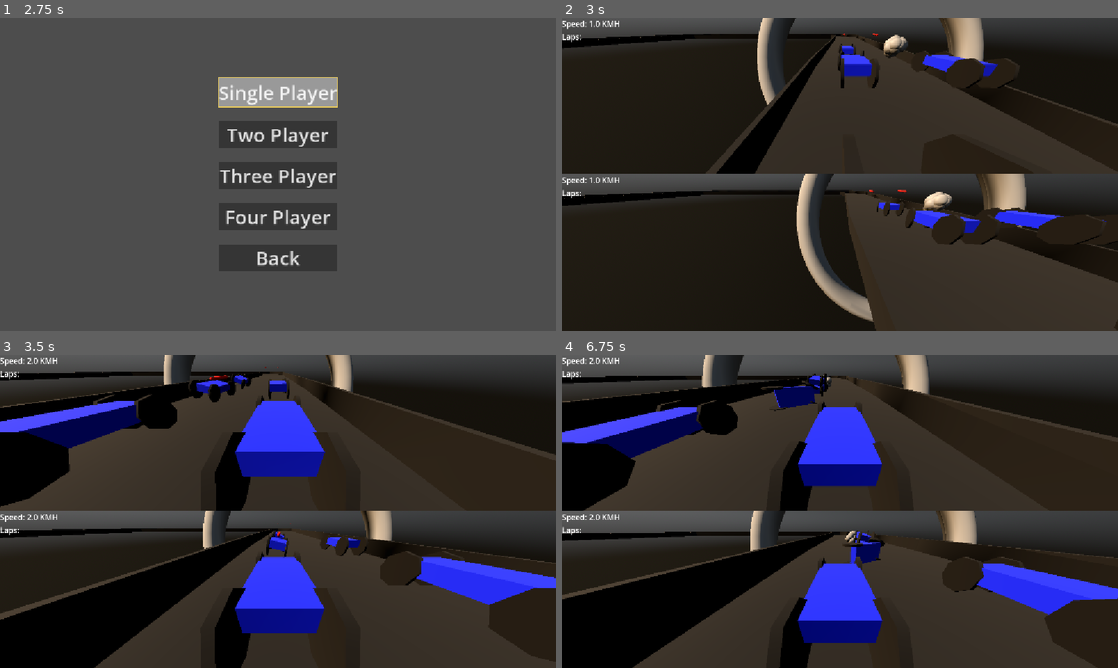
Above: before the commit, frames 1-4 (two rows, left to right).
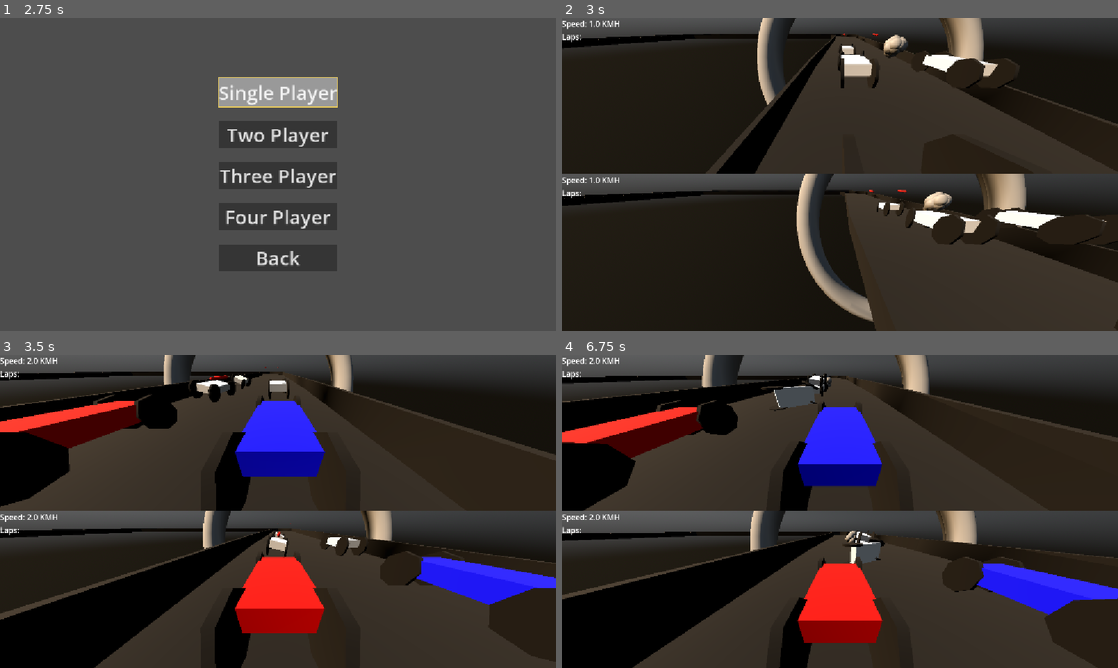
Above: after the commit, the same moments.

Repository: DwoaC/RickNRollRacing
Game: Godot game, scene res://gui/main.tscn
Same seed, same stepped clock (60 frames per second), same inputs: the game is played once before the commit and once after it. Sound files missing from this copy of the repository are replaced by a short silence.
Inputs:
- Up to frame 1 (2.75 s): click "New Game" at 0.5 s; click "New Game" at 1.25 s; click "Quick Race" at 2 s
- Up to frame 2 (3 s): click "Two Player" at 2.75 s
- Up to frame 3 (3.5 s): no input
- Up to frame 4 (6.75 s): no input

Frame 1 is identical in both runs. In frame 2, 1.5% of the frame differs, in the area x 50-98%, y 8-69%; in frame 3, 5.8%; in frame 4, 6.1%, in the area x 0-58%, y 6-92%.

Commit message:
restructuring car

Diff:
--- a/objects/cars/car.gd
+++ b/objects/cars/car.gd
@@ -7,6 +7,13 @@
 @export var steer_angle: float = 0.5   # radians
 @export var respawn_delay: float = 1.5
 @export var max_speed: float = 75.0 / 3.6
+
+var stats: CarStats:
+	get:
+		return stats
+	set(new_stats):
+		stats = new_stats
+		color = stats.car_color
 
 var live_engine_force = 0.0
 var is_dead = false
@@ -73,6 +80,30 @@
 var current_speed: float:
 	get:
 		return linear_velocity.dot(transform.basis.z)
+
+var color: Color :
+	set(value):
+		if material:
+			var new_material: StandardMaterial3D = material.duplicate()
+			new_material.albedo_color = value
+			material = new_material
+		else:
+			return
+
+var material: StandardMaterial3D:
+	get:
+		if mesh:
+			return mesh.get_active_material(0)
+		else:
+			return
+	set(new_material):
+		mesh.set_surface_override_material(0, new_material)
+
+@onready var mesh: MeshInstance3D = %MeshInstance3D
+
+func _ready() -> void:
+	color = stats.car_color
+
 
 func _physics_process(delta):
 	if is_dead:
--- a/objects/cars/car.tscn
+++ b/objects/cars/car.tscn
@@ -1,7 +1,7 @@
 [gd_scene load_steps=11 format=3 uid="uid://7cbhbnwj6ihi"]
 
 [ext_resource type="Script" uid="uid://x57om6mljfj4" path="res://objects/cars/car.gd" id="1_k4uvk"]
-[ext_resource type="BoxMesh" uid="uid://bfqrqph2phwr0" path="res://objects/cars/world_1.tres" id="2_jf0qi"]
+[ext_resource type="BoxMesh" uid="uid://bfqrqph2phwr0" path="res://objects/cars/box_car_mesh.tres" id="2_jf0qi"]
 [ext_resource type="AudioStream" uid="uid://bbm06c4emktav" path="res://assets/sound/engines/loop_0.wav" id="3_jeh81"]
 [ext_resource type="AudioStream" uid="uid://df0eapmcrtmot" path="res://assets/sound/engines/loop_5.wav" id="4_wqf37"]
 [ext_resource type="AudioStream" uid="uid://caggpdhpgls4x" path="res://assets/sound/impact/UI_Noisy_Impact_09.wav" id="5_v64pd"]
@@ -40,6 +40,7 @@
 shape = SubResource("BoxShape3D_0c8po")
 
 [node name="MeshInstance3D" type="MeshInstance3D" parent="."]
+unique_name_in_owner = true
 mesh = ExtResource("2_jf0qi")
 skeleton = NodePath("")
 
--- a/objects/cars/car_player.gd
+++ b/objects/cars/car_player.gd
@@ -3,8 +3,6 @@
 
 var reversing = false
 @export_group("Controls")
-
-var player_stats: PlayerStats
 
 var input_turn_left: String
 var input_turn_right: String
@@ -12,14 +10,14 @@
 var input_brake: String
 var input_fire: String
 
-
 func _ready() -> void:
-	assert(player_stats.player_reference)
-	input_accelerate = "accelerate" + "_" + player_stats.player_reference
-	input_brake = "brake" + "_" + player_stats.player_reference
-	input_turn_left = "turn_left" + "_" + player_stats.player_reference
-	input_turn_right = "turn_right" + "_" + player_stats.player_reference
-	input_fire = "fire"  + "_" + player_stats.player_reference
+	super()
+	assert(stats.player_reference)
+	input_accelerate = "accelerate" + "_" + stats.player_reference
+	input_brake = "brake" + "_" + stats.player_reference
+	input_turn_left = "turn_left" + "_" + stats.player_reference
+	input_turn_right = "turn_right" + "_" + stats.player_reference
+	input_fire = "fire"  + "_" + stats.player_reference
 
 func process_controls(delta):
 	process_engine(delta)
--- a/objects/cars/car_player.tscn
+++ b/objects/cars/car_player.tscn
@@ -12,7 +12,7 @@
 material = SubResource("StandardMaterial3D_sewkj")
 size = Vector3(1, 0.4, 2)
 
-[node name="Car" instance=ExtResource("1_2nbaw")]
+[node name="PlayerCar" instance=ExtResource("1_2nbaw")]
 script = ExtResource("2_didy4")
 
 [node name="MeshInstance3D" parent="." index="1"]
--- /dev/null
+++ b/objects/cars/round_car.tscn
@@ -0,0 +1,11 @@
+[gd_scene load_steps=3 format=3 uid="uid://c1feuv6pmur3i"]
+
+[ext_resource type="PackedScene" uid="uid://7cbhbnwj6ihi" path="res://objects/cars/car.tscn" id="1_60lyd"]
+
+[sub_resource type="CapsuleMesh" id="CapsuleMesh_wlxyk"]
+
+[node name="Car" instance=ExtResource("1_60lyd")]
+
+[node name="MeshInstance3D" parent="." index="1"]
+transform = Transform3D(1, 0, 0, 0, -6.556708e-08, -0.75, 0, 1.5, -3.278354e-08, 0, 0, 0)
+mesh = SubResource("CapsuleMesh_wlxyk")
--- /dev/null
+++ b/objects/cars/round_car_mesh.tres
@@ -0,0 +1,10 @@
+[gd_resource type="BoxMesh" load_steps=2 format=3 uid="uid://bg7ubc85j7qnd"]
+
+[sub_resource type="StandardMaterial3D" id="StandardMaterial3D_sewkj"]
+albedo_color = Color(0.0666667, 0.133333, 1, 1)
+
+[resource]
+resource_local_to_scene = true
+resource_name = "Car"
+material = SubResource("StandardMaterial3D_sewkj")
+size = Vector3(1, 0.4, 2)
--- /dev/null
+++ b/resources/ai_stats.tres
@@ -0,0 +1,8 @@
+[gd_resource type="Resource" script_class="PlayerStats" load_steps=2 format=3 uid="uid://clg7lvth2top7"]
+
+[ext_resource type="Script" uid="uid://dfykroq5wpybx" path="res://resources/player_stats.gd" id="1_660ut"]
+
+[resource]
+script = ExtResource("1_660ut")
+car_color = Color(1, 1, 1, 1)
+metadata/_custom_type_script = "uid://dfykroq5wpybx"
--- a/worlds/player_stats.gd
+++ b/resources/car_stats.gd
@@ -1,8 +1,8 @@
 extends Resource
-class_name PlayerStats
+class_name CarStats
 
 @export var name: String = "Unknown Driver"
 @export var points: int = 0
 @export var money: int = 0
 @export var car_color: Color = Color.RED
-@export var player_reference: String = "p1"
+@export var car_type: String = 'A'
--- a/resources/player_1.tres
+++ b/resources/player_1.tres
@@ -1,7 +1,8 @@
-[gd_resource type="Resource" script_class="PlayerStatus" load_steps=2 format=3 uid="uid://b08sw501yjlf6"]
+[gd_resource type="Resource" script_class="PlayerStats" load_steps=2 format=3 uid="uid://b08sw501yjlf6"]
 
-[ext_resource type="Script" uid="uid://dfykroq5wpybx" path="res://worlds/player_stats.gd" id="1_h6f5k"]
+[ext_resource type="Script" uid="uid://dfykroq5wpybx" path="res://resources/player_stats.gd" id="1_h6f5k"]
 
 [resource]
 script = ExtResource("1_h6f5k")
+car_color = Color(0, 0, 1, 1)
 metadata/_custom_type_script = "uid://dfykroq5wpybx"
--- a/resources/player_2.tres
+++ b/resources/player_2.tres
@@ -1,6 +1,6 @@
 [gd_resource type="Resource" script_class="PlayerStatus" load_steps=2 format=3 uid="uid://5tdxnh5734o8"]
 
-[ext_resource type="Script" uid="uid://dfykroq5wpybx" path="res://worlds/player_stats.gd" id="1_4hpbv"]
+[ext_resource type="Script" uid="uid://dfykroq5wpybx" path="res://resources/player_stats.gd" id="1_4hpbv"]
 
 [resource]
 script = ExtResource("1_4hpbv")
--- a/resources/player_3.tres
+++ b/resources/player_3.tres
@@ -1,8 +1,8 @@
-[gd_resource type="Resource" script_class="PlayerStatus" load_steps=2 format=3 uid="uid://ubhpxodj4ok2"]
+[gd_resource type="Resource" script_class="PlayerStats" load_steps=2 format=3 uid="uid://ubhpxodj4ok2"]
 
-[ext_resource type="Script" uid="uid://dfykroq5wpybx" path="res://worlds/player_stats.gd" id="1_x6qkw"]
+[ext_resource type="Script" uid="uid://dfykroq5wpybx" path="res://resources/player_stats.gd" id="1_x6qkw"]
 
 [resource]
 script = ExtResource("1_x6qkw")
-car_color = Color(0.7829504, 0.8832506, 0, 1)
+car_color = Color(0, 1, 0, 1)
 metadata/_custom_type_script = "uid://dfykroq5wpybx"
--- a/resources/player_4.tres
+++ b/resources/player_4.tres
@@ -1,9 +1,9 @@
-[gd_resource type="Resource" script_class="PlayerStatus" load_steps=2 format=3 uid="uid://m20ubss24117"]
+[gd_resource type="Resource" script_class="PlayerStats" load_steps=2 format=3 uid="uid://m20ubss24117"]
 
-[ext_resource type="Script" uid="uid://dfykroq5wpybx" path="res://worlds/player_stats.gd" id="1_yo7pd"]
+[ext_resource type="Script" uid="uid://dfykroq5wpybx" path="res://resources/player_stats.gd" id="1_yo7pd"]
 
 [resource]
 script = ExtResource("1_yo7pd")
 name = "Player 2"
-car_color = Color(0, 0, 1, 1)
+car_color = Color(0.5594251, 0.6217491, 0.18222359, 1)
 metadata/_custom_type_script = "uid://dfykroq5wpybx"
--- /dev/null
+++ b/resources/player_stats.gd
@@ -0,0 +1,4 @@
+extends CarStats
+class_name PlayerStats
+
+@export var player_reference: String = "p1"
--- a/worlds/sim.gd
+++ b/worlds/sim.gd
@@ -16,9 +16,6 @@
 var player_car_scene = preload("res://objects/cars/car_player.tscn")
 var player_viewport_container = preload("res://worlds/car_sub_viewport_container.tscn")
 
-func _ready() -> void:
-	pass
-
 func start():
 	world.start()
 
@@ -26,8 +23,8 @@
 	if player_cars.size() >= MAX_PLAYERS:
 		return
 	var new_player_car: PlayerCar = player_car_scene.instantiate()
-	new_player_car.player_stats = new_player_stats
 	player_cars.append(new_player_car)
+	new_player_car.stats = new_player_stats
 	add_child(new_player_car)
 
 	world.cars.append(new_player_car)
--- a/worlds/world.gd
+++ b/worlds/world.gd
@@ -8,6 +8,7 @@
 var CAR_OFFSET_H = 2.0
 var CAR_OFFSET_Z = 5.0
 const AI_CAR_SCENE = preload("res://objects/cars/ai.tscn")
+const AI_CAR_STATS = preload("res://resources/ai_stats.tres")
 
 @onready var camera_rig: Node3D = $CameraRig
 
@@ -36,6 +37,7 @@
 func add_ai():
 	for i in range(n_ai):
 		var car = AI_CAR_SCENE.instantiate()
+		car.stats = AI_CAR_STATS
 		add_child(car)
 		cars.push_front(car)
 
Renamed: objects/cars/world_1.tres -> objects/cars/box_car_mesh.tres
Not shown: 1 places in objects/cars/car.tscn that only renumber resources
Not shown, added: resources/car_stats.gd.uid
Renamed: worlds/player_stats.gd.uid -> resources/player_stats.gd.uid
